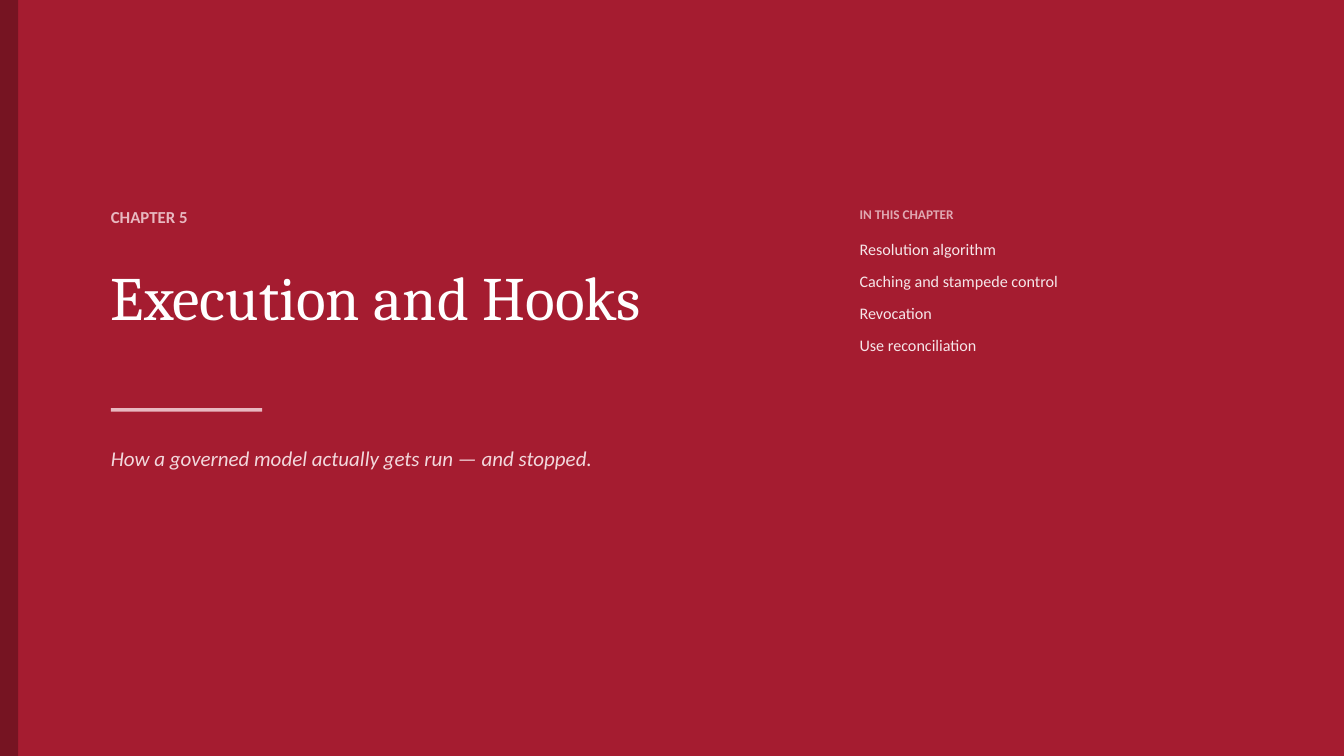
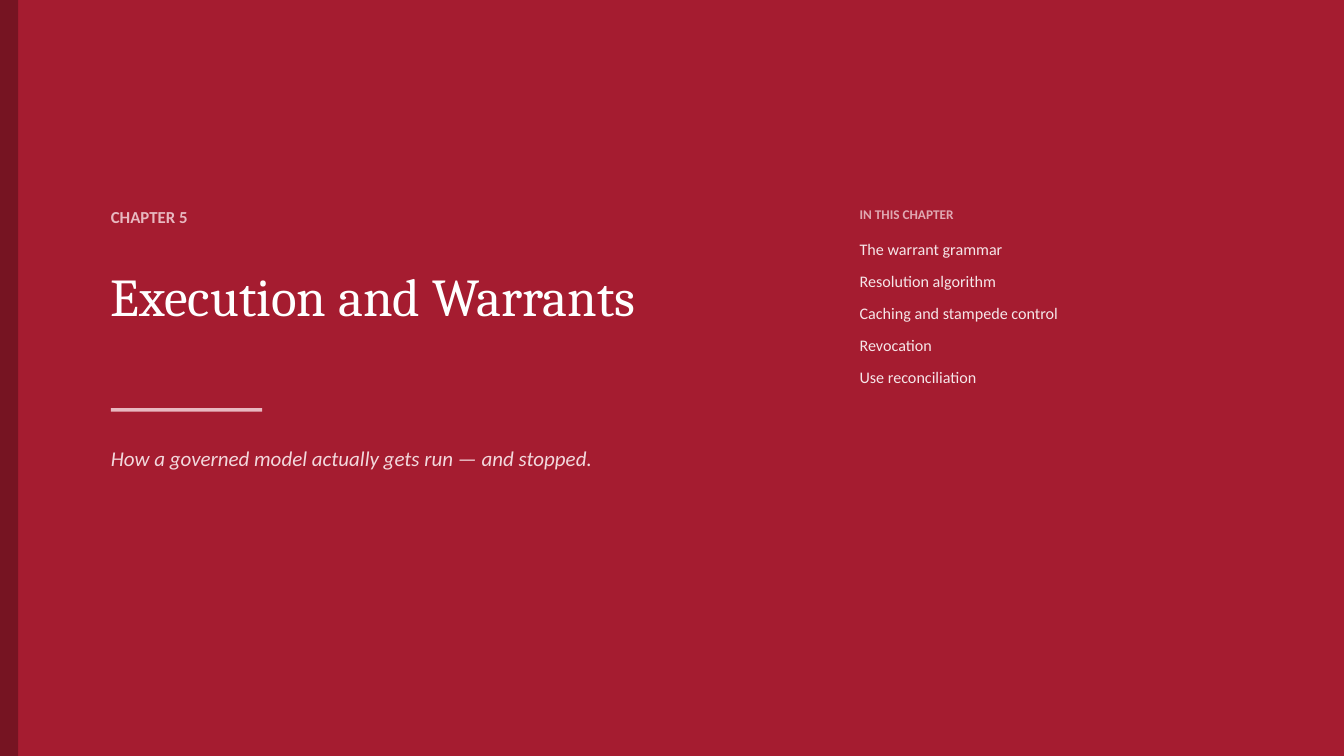
Before and after one commit to ajsinha/maya, a slide deck: slide 27 of docs/MAYA-System-Design.pptx. Drawn at 1344x756 pixels with LibreOffice and Linux fonts; fonts in the diff are those of the drawing. Boxes give left, top, right and bottom in pixels: in the first picture for what was removed or moved away, otherwise in the second. Text is boxed around its words. In the diff, an @@ line names an element or a change of style, - is before the commit and + after.

```diff
--- a/docs/MAYA-System-Design.pptx
+++ b/docs/MAYA-System-Design.pptx
@@ text at bbox=[860, 244, 1003, 258]: paragraph added @@
+The warrant grammar
@@ text at bbox=[111, 279, 635, 317]: text changed; size 44 to 38 pt @@
-Execution and Hooks
+Execution and Warrants
```
Also in this commit, not shown: 25 other slides changed, 3 slides added, 2 other files.
